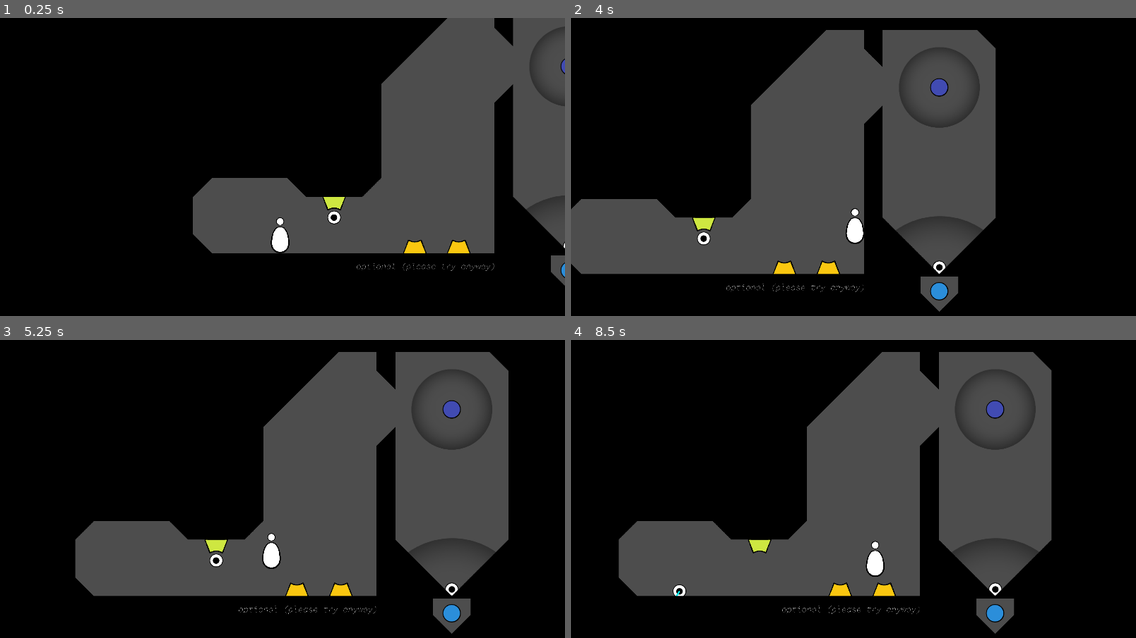
Above: before the commit, frames 1-4 (two rows, left to right).
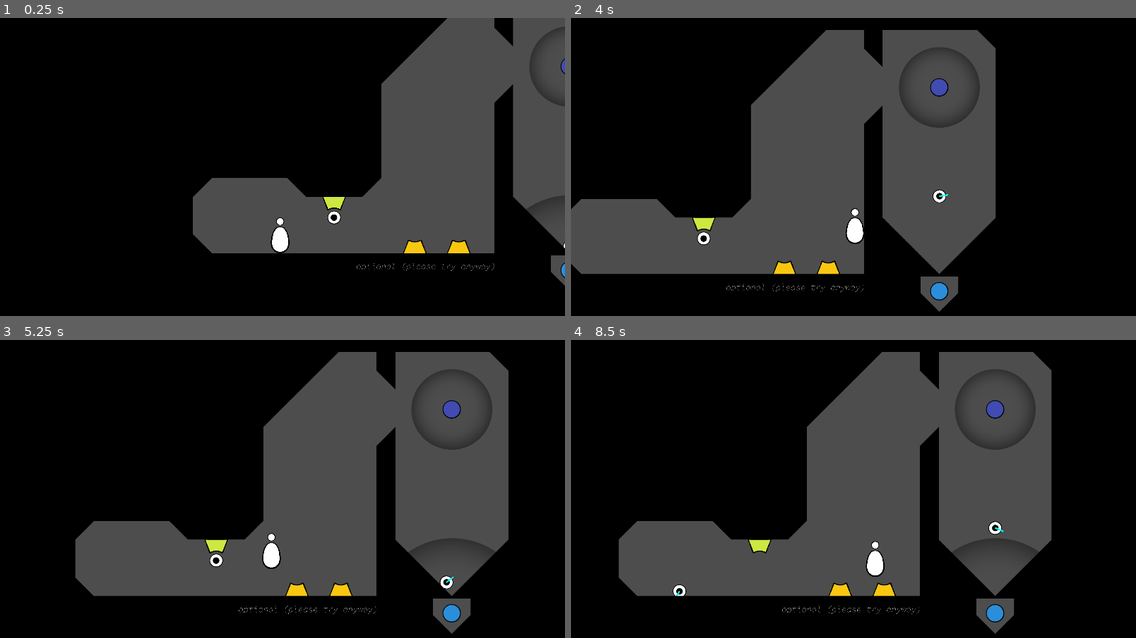
Above: after the commit, the same moments.

Repository: Lukko-Digital/upwell
Game: Godot game, scene res://src/levels/level_3b.tscn
Two runs of this game, one before a commit and one after it. Both use one fixed random seed, a clock stepped at 60 frames per second and the inputs below. This scene is started directly instead of the project's main scene.
Inputs (mouse positions are in pixels of both pictures, inside the frame that each line leads up to):
- Up to frame 1 (0.25 s): no input
- Up to frame 2 (4 s): move the mouse to (977, 161) at 0.52 s; hold E (interact) 0.53-1.28 s; hold D (right) 0.53-2.03 s; click (977, 161) at 0.67 s; tap Space (jump) at 0.77, 1.07, 1.52, 1.55, 1.82, 3.02, 3.32, 3.77, 3.8 s; tap Shift (orbit) at 0.8, 1.35, 3.05 s; move the mouse to (740, 193) at 1.27 s; move the mouse to (910, 107) at 2.02 s; hold A (left) 2.03-2.78 s; hold Space (jump) 2.03-2.78 s; tap E (interact) at 2.3, 2.85 s; move the mouse to (825, 238) at 2.77 s; hold D (right) from 2.78 s (still down); click (825, 238) at 2.92 s; move the mouse to (1023, 223) at 3.52 s; hold Shift (orbit) from 3.53 s (still down)
- Up to frame 3 (5.25 s): tap Space (jump) at 4.07, 4.52, 4.82 s; move the mouse to (113, 450) at 4.27 s; release D (right) at 4.28 s; release Shift (orbit) at 4.28 s; hold A (left) 4.28-5.03 s; click (113, 450) at 4.35 s; tap E (interact) at 4.55 s; move the mouse to (310, 497) at 5.02 s; hold D (right) from 5.03 s (still down); hold E (interact) from 5.03 s (still down); click (310, 497) at 5.17 s
- Up to frame 4 (8.5 s): tap Shift (orbit) at 5.3, 5.85, 7.55 s; move the mouse to (768, 420) at 5.77 s; release D (right) at 5.78 s; release E (interact) at 5.78 s; hold A (left) 5.78-7.28 s; tap Space (jump) at 6.02, 6.05, 6.32, 7.52, 7.82, 8.3 s; move the mouse to (977, 483) at 6.52 s; hold Space (jump) 6.53-7.28 s; tap E (interact) at 6.8, 7.35 s; move the mouse to (740, 515) at 7.27 s; hold D (right) from 7.28 s (still down); click (740, 515) at 7.42 s; move the mouse to (910, 429) at 8.02 s; hold Shift (orbit) from 8.03 s (still down)

The runs differ from the first frame. In frame 1, less than 0.1% of the frame differs, in the area x 99-100%, y 75-76%; in frame 2, 0.3%, in the area x 57-73%, y 57-86%; in frame 3, 0.1%; in frame 4, 0.2%.

Commit message:
delete grav body and clicker body

Diff:
--- a/src/abstract_base_classes/gravitized_body.gd
+++ /dev/null
@@ -1,123 +0,0 @@
-extends CharacterBody2D
-## The parent class for a body affected by artificial gravity fields
-##
-## This class provides functions that are meant to be run in the main physics
-## loop, but does not implement [_physics_process]. The methods of this parent
-## class are meant to be used in the [_physics_process] of a child class.
-class_name GravitizedBody
-
-const ARTIFICIAL_GRAVITY = {
-	PUSHPULL_SPEED = 3000.0,
-	ACCELERATION = 4.0, # lerp acceleration, unitless
-	ORBIT_SPEED = 800.0,
-	MIN_ORBIT_RADIUS = 150.0,
-	BOOST_VELOCITY = 3000.0,
-}
-
-enum GravityState {NONE, BOOST, PUSHPULL, ORBIT}
-
-@export_group("Node References")
-@export var gravity_detector: Area2D
-
-var world_gravity = ProjectSettings.get_setting("physics/2d/default_gravity")
-
-## -1 = clockwise, 1 = counter-clockwise
-var orbit_direction: int
-
-## Handles the movement of the [GravitizedBody] within an AG field.
-##
-## Detects inputs and checks space for AGs, then updates the [GravitizedBody]'s
-## velocity accordingly.
-##
-## Returns: A [GravityState] representing how the [GravitizedBody] is
-## 			currently interacting with AG fields
-func handle_artificial_gravity(delta) -> GravityState:
-	# Check that player is in an AG
-	var gravity_regions: Array[Area2D] = gravity_detector.get_overlapping_areas()
-	if gravity_regions.is_empty():
-		return GravityState.NONE
-
-	# Check the AG is enabled
-	var gravity_well: ArtificialGravity = gravity_regions[0]
-	if not gravity_well.enabled:
-		return GravityState.NONE
-
-	var vec_to_gravity = gravity_well.global_position - global_position
-	var orbitting = Input.is_action_pressed("orbit")
-	if not orbitting:
-		return GravityState.NONE
-
-	# --- From this point forward, the player is pressing the orbit button ---
-
-	# Boost
-	if Input.is_action_just_pressed("jump"):
-		velocity = -vec_to_gravity.normalized() * ARTIFICIAL_GRAVITY.BOOST_VELOCITY
-		gravity_well.disable()
-		return GravityState.BOOST
-
-	match gravity_well.type:
-		# ArtificialGravity.AGTypes.PUSHPULL:
-		# 	# Push and pull
-		# 	var active_direction = Vector2.ZERO
-		# 	if attracting:
-		# 		active_direction += vec_to_gravity.normalized()
-		# 	if repelling:
-		# 		active_direction += (-vec_to_gravity + nudge_position).normalized()
-		# 	# Squish x component
-		# 	var horizontal_coef = 0.9 * abs(vec_to_gravity.x) / gravity_well.radius() + 0.3
-		# 	active_direction.x *= horizontal_coef
-		# 	velocity = velocity.lerp(
-		# 		active_direction * ARTIFICIAL_GRAVITY.PUSHPULL_SPEED,
-		# 		ARTIFICIAL_GRAVITY.ACCELERATION * delta
-		# 	)
-		# 	return GravityState.PUSHPULL
-
-		# ArtificialGravity.AGTypes.FUNNEL:
-		# 	# Push pull variant: funnel
-		# 	var horizontal_coef = 1.2 * abs(vec_to_gravity.x) / gravity_well.radius()
-		# 	var active_direction = -sign(vec_to_gravity.y) * vec_to_gravity.normalized()
-		# 	active_direction.x *= horizontal_coef
-		# 	if attracting:
-		# 		velocity = velocity.lerp(
-		# 			active_direction * ARTIFICIAL_GRAVITY.PUSHPULL_SPEED,
-		# 			ARTIFICIAL_GRAVITY.ACCELERATION * delta
-		# 		)
-		# 	return GravityState.PUSHPULL
-
-		# ArtificialGravity.AGTypes.ONLYUP:
-		# 	if attracting:
-		# 		velocity.y = lerp(
-		# 			velocity.y,
-		# 			- 1 * ARTIFICIAL_GRAVITY.PUSHPULL_SPEED,
-		# 			ARTIFICIAL_GRAVITY.ACCELERATION * delta
-		# 		)
-		# 	return GravityState.PUSHPULL
-
-		ArtificialGravity.AGTypes.ORBIT:
-			# Determine orbit direction
-			orbit_direction = sign(vec_to_gravity.angle_to(velocity))
-			# Get radius and set min radius
-			var radius = vec_to_gravity.length()
-			if radius < ARTIFICIAL_GRAVITY.MIN_ORBIT_RADIUS:
-				radius = ARTIFICIAL_GRAVITY.MIN_ORBIT_RADIUS
-			# Formula created by fitting curves to sample data points.
-			# Works best between speeds of 400 and 1400
-			var constant = 87.7 - 19.9 * log(ARTIFICIAL_GRAVITY.ORBIT_SPEED)
-			var angle = deg_to_rad(constant + 18.5 * log(radius))
-			var active_direction = Vector2.ZERO
-			# Apply velocity
-			active_direction = vec_to_gravity.rotated(angle * orbit_direction).normalized()
-			velocity = velocity.lerp(
-				active_direction * ARTIFICIAL_GRAVITY.ORBIT_SPEED + gravity_well.velocity(),
-				ARTIFICIAL_GRAVITY.ACCELERATION * delta
-			)
-			return GravityState.ORBIT
-	return GravityState.NONE
-
-## Applies constant downward world gravity, up to a max fall speed.
-## If the [GravitizedBody] is currently orbiting, world gravity is not applied.
-func handle_world_gravity(delta: float, gravity_state: GravityState, max_fall_speed: float):
-	if gravity_state == GravityState.ORBIT:
-		return
-	if not is_on_floor():
-		velocity.y = move_toward(velocity.y, max_fall_speed, world_gravity * delta)
--- a/src/artificial_gravity/ag_reenable_area.gd
+++ b/src/artificial_gravity/ag_reenable_area.gd
@@ -2,5 +2,5 @@
 class_name AGReenableArea
 
 func _on_body_entered(body: Node2D) -> void:
-	if body is Player or ClickerBody:
+	if body is Player or RigidBody2D:
 		get_tree().call_group("AGs", "enable")
--- a/src/clicker/clicker.tscn
+++ /dev/null
@@ -1,54 +0,0 @@
-[gd_scene load_steps=5 format=3 uid="uid://cjtgvuvb40cba"]
-
-[ext_resource type="Script" path="res://src/clicker/clicker_body.gd" id="1_ly8d8"]
-[ext_resource type="Script" path="res://src/clicker/clicker_interactable.gd" id="2_ytaly"]
-[ext_resource type="PackedScene" uid="uid://d1ev75jm17q8w" path="res://src/clicker/clicker_sprite.tscn" id="3_okg3f"]
-
-[sub_resource type="CircleShape2D" id="CircleShape2D_aqd0u"]
-radius = 32.0624
-
-[node name="Clicker" type="CharacterBody2D" node_paths=PackedStringArray("gravity_detector")]
-collision_layer = 8
-script = ExtResource("1_ly8d8")
-gravity_detector = NodePath("GravityDetector")
-
-[node name="ClickerSprite" parent="." instance=ExtResource("3_okg3f")]
-
-[node name="CollisionShape2D" type="CollisionShape2D" parent="."]
-shape = SubResource("CircleShape2D_aqd0u")
-
-[node name="Interactable" type="Area2D" parent="."]
-collision_layer = 8
-collision_mask = 2
-script = ExtResource("2_ytaly")
-
-[node name="CollisionShape2D" type="CollisionShape2D" parent="Interactable"]
-shape = SubResource("CircleShape2D_aqd0u")
-
-[node name="InteractLabel" type="Label" parent="Interactable"]
-offset_left = -36.0
-offset_top = -117.0
-offset_right = 32.0
-offset_bottom = -62.0
-theme_override_font_sizes/font_size = 40
-text = "<E>"
-
-[node name="GravityDetector" type="Area2D" parent="."]
-position = Vector2(0, 38)
-collision_layer = 0
-collision_mask = 4
-
-[node name="CollisionShape2D" type="CollisionShape2D" parent="GravityDetector"]
-position = Vector2(0, -38)
-shape = SubResource("CircleShape2D_aqd0u")
-
-[node name="HolderDetector" type="Area2D" parent="."]
-position = Vector2(0, 38)
-collision_layer = 0
-collision_mask = 8
-
-[node name="CollisionShape2D" type="CollisionShape2D" parent="HolderDetector"]
-position = Vector2(0, -38)
-shape = SubResource("CircleShape2D_aqd0u")
-
-[connection signal="area_entered" from="HolderDetector" to="." method="_on_holder_detector_area_entered"]
--- a/src/clicker/clicker_body.gd
+++ /dev/null
@@ -1,51 +0,0 @@
-extends GravitizedBody
-class_name ClickerBody
-
-const MAX_FALL_SPEED = 2600
-const BOUNCE_AMOUNT = 0.3
-
-## Set false when dropped to prevent immediately re-entering holder
-var catchable = true
-var frames_since_last_collision = 0
-
-func _physics_process(delta: float) -> void:
-	var gravity_state: GravityState = handle_artificial_gravity(delta)
-	handle_world_gravity(delta, gravity_state, MAX_FALL_SPEED)
-	# Apply normal force and friction
-	var floor_normal = get_floor_normal()
-	if floor_normal != Vector2.UP:
-		# On slope, roll
-		velocity.x += (floor_normal * world_gravity * delta * 0.8).x
-	else:
-		# On flat ground, friction
-		velocity.x = move_toward(velocity.x, 0, delta * 500)
-
-	var prev_vel = velocity
-	var collided = move_and_slide()
-
-	if collided and frames_since_last_collision > 5:
-		var collision = get_last_slide_collision()
-		velocity = prev_vel.bounce(collision.get_normal()) * BOUNCE_AMOUNT
-
-	if collided:
-		frames_since_last_collision = 0
-	else:
-		frames_since_last_collision += 1
-
-func handle_artificial_gravity(delta: float):
-	if !Global.player_has_clicker:
-		return GravityState.NONE
-	return super(delta)
-
-func _on_holder_detector_area_entered(area: Area2D) -> void:
-	if not area is ClickerReceiver:
-		return
-	if (
-		not catchable or
-		not area.is_catcher or
-		area.has_clicker
-	):
-		return
-
-	area.has_clicker = true
-	queue_free()
--- a/src/levels/level_3a.tscn
+++ b/src/levels/level_3a.tscn
@@ -4,12 +4,12 @@
 [ext_resource type="PackedScene" uid="uid://c2i7joogv6drg" path="res://src/level_elements/artificial_gravity/push_pull_ag.tscn" id="1_f3hgs"]
 [ext_resource type="PackedScene" uid="uid://0gkgolv5tsfm" path="res://src/level_elements/clicker/clicker_receiver.tscn" id="2_mg1o2"]
 [ext_resource type="PackedScene" uid="uid://cer8t0kfpov7b" path="res://src/level_elements/clicker/clicker_holder.tscn" id="3_tws33"]
-[ext_resource type="PackedScene" uid="uid://cjtgvuvb40cba" path="res://src/clicker/clicker.tscn" id="4_50ulv"]
 [ext_resource type="PackedScene" uid="uid://cp5a5nk8eo6va" path="res://src/level_elements/artificial_gravity/ag_reenable_area.tscn" id="4_h1b08"]
 [ext_resource type="PackedScene" uid="uid://tfy83b2uc6hh" path="res://src/player/player.tscn" id="5_m3b88"]
 [ext_resource type="Texture2D" uid="uid://cg7bn01uog8q1" path="res://assets/mvp2_assets/TM.png" id="6_lfgtd"]
 [ext_resource type="FontFile" uid="uid://cjmlvobt18yan" path="res://assets/ui/fonts/SourceCodePro-Italic-VariableFont_wght.ttf" id="7_mslct"]
 [ext_resource type="FontFile" uid="uid://c3dptkqdore24" path="res://assets/ui/fonts/SourceCodePro-VariableFont_wght.ttf" id="8_17moh"]
+[ext_resource type="PackedScene" uid="uid://rc5k8wvetpt6" path="res://src/clicker/physics_clicker.tscn" id="11_jiea4"]
 
 [sub_resource type="CircleShape2D" id="CircleShape2D_phaaq"]
 radius = 337.654
@@ -192,7 +192,7 @@
 position = Vector2(-1082, -42)
 rotation = 6.28319
 
-[node name="Clicker" parent="Holders" instance=ExtResource("4_50ulv")]
+[node name="PhysicsClicker" parent="Holders" instance=ExtResource("11_jiea4")]
 position = Vector2(514, -50)
 
 [node name="AgReenableArea" parent="." instance=ExtResource("4_h1b08")]
--- a/src/levels/level_3b.tscn
+++ b/src/levels/level_3b.tscn
@@ -5,9 +5,9 @@
 [ext_resource type="PackedScene" uid="uid://dw6autb2hsck1" path="res://src/level_elements/artificial_gravity/orbit_ag.tscn" id="2_qd4li"]
 [ext_resource type="Script" path="res://src/clicker/multi_receiver.gd" id="3_5e2io"]
 [ext_resource type="PackedScene" uid="uid://cer8t0kfpov7b" path="res://src/level_elements/clicker/clicker_holder.tscn" id="3_q8wae"]
-[ext_resource type="PackedScene" uid="uid://cjtgvuvb40cba" path="res://src/clicker/clicker.tscn" id="4_2tygm"]
 [ext_resource type="PackedScene" uid="uid://cp5a5nk8eo6va" path="res://src/level_elements/artificial_gravity/ag_reenable_area.tscn" id="5_2wadt"]
 [ext_resource type="PackedScene" uid="uid://tfy83b2uc6hh" path="res://src/player/player.tscn" id="6_aqng4"]
+[ext_resource type="PackedScene" uid="uid://rc5k8wvetpt6" path="res://src/clicker/physics_clicker.tscn" id="7_42guy"]
 [ext_resource type="Texture2D" uid="uid://cg7bn01uog8q1" path="res://assets/mvp2_assets/TM.png" id="7_ki4wd"]
 [ext_resource type="FontFile" uid="uid://cjmlvobt18yan" path="res://assets/ui/fonts/SourceCodePro-Italic-VariableFont_wght.ttf" id="8_5k3wc"]
 [ext_resource type="FontFile" uid="uid://c3dptkqdore24" path="res://assets/ui/fonts/SourceCodePro-VariableFont_wght.ttf" id="9_cxqab"]
@@ -189,12 +189,12 @@
 
 [node name="Holders" type="Node2D" parent="."]
 
-[node name="Clicker" parent="Holders" instance=ExtResource("4_2tygm")]
-position = Vector2(512, -68)
-
 [node name="ClickerHolder" parent="Holders" instance=ExtResource("3_q8wae")]
 position = Vector2(-1089, -344)
 rotation = -3.14159
+
+[node name="PhysicsClicker" parent="Holders" instance=ExtResource("7_42guy")]
+position = Vector2(512, -68)
 
 [node name="AgReenableArea" parent="." instance=ExtResource("5_2wadt")]
 position = Vector2(-998.882, -398.83)
